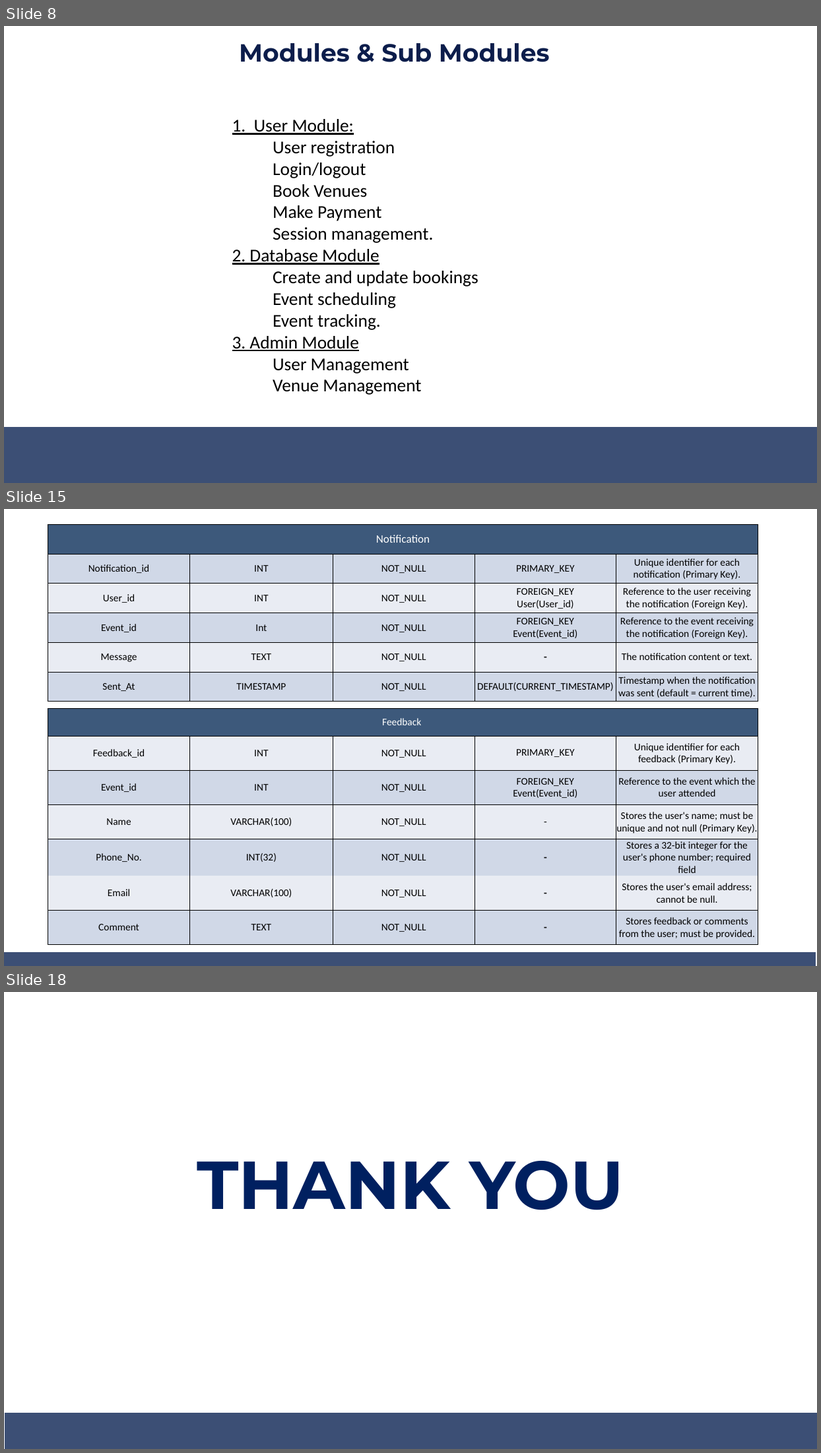
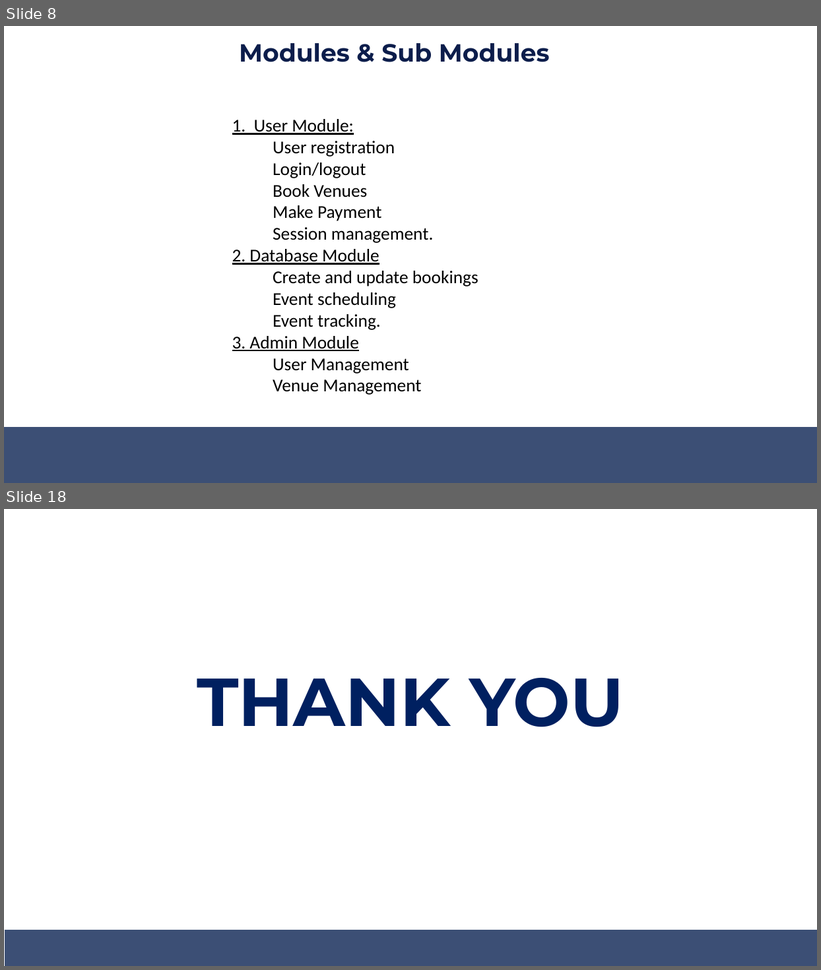
Before and after one commit to fahad-cpp/EventSync, a slide deck: Presentation/EventSync(Final Reporting).pptx. Shown one above the other, each under a label of ours: slides 8, 15 and 18 before the commit, slides 8 and 18 after it; the slides between them are not shown. The pictures are 821x1453 and 821x970 pixels, drawn with LibreOffice and Linux fonts; fonts in the diff are those of the drawing. Boxes give left, top, right and bottom in pixels: in the first picture for what was removed or moved away, otherwise in the second. Text is boxed around its words. In the diff, an @@ line names an element or a change of style, - is before the commit and + after.

```diff
--- a/Presentation/EventSync(Final Reporting).pptx
+++ b/Presentation/EventSync(Final Reporting).pptx
@@ slide 15 removed at (x1=4, y1=509, x2=817, y2=966), background #FFFFFF @@
@@ table removed at (x1=48, y1=524, x2=758, y2=701), 6 rows, 5 columns @@
-Notification |  |  |  | 
-Notification_id | INT | NOT_NULL | PRIMARY_KEY | Unique identifier for each notification (Primary Key).
-User_id | INT | NOT_NULL | FOREIGN_KEY / User(User_id) | Reference to the user receiving the notification (Foreign Key).
-Event_id | Int | NOT_NULL | FOREIGN_KEY / Event(Event_id) | Reference to the event receiving the notification (Foreign Key).
-Message | TEXT | NOT_NULL | - | The notification content or text.
-Sent_At | TIMESTAMP | NOT_NULL | DEFAULT(CURRENT_TIMESTAMP) | Timestamp when the notification was sent (default = current time).
@@ table removed at (x1=48, y1=709, x2=758, y2=945), 7 rows, 5 columns @@
-Feedback |  |  |  | 
-Feedback_id | INT | NOT_NULL | PRIMARY_KEY | Unique identifier for each feedback (Primary Key).
-Event_id | INT | NOT_NULL | FOREIGN_KEY / Event(Event_id) | Reference to the event which the user attended
-Name | VARCHAR(100) | NOT_NULL | - | Stores the user's name; must be unique and not null (Primary Key).
-Phone_No. | INT(32) | NOT_NULL | - | Stores a 32-bit integer for the user's phone number; required field
-Email | VARCHAR(100) | NOT_NULL | - | Stores the user's email address; cannot be null.
-Comment | TEXT | NOT_NULL | - | Stores feedback or comments from the user; must be provided.
@@ text removed at (x1=601, y1=937, x2=771, y2=951) @@
-MAJOR: INTERIOR DESIGN
@@ freeform shape removed at (x1=4, y1=953, x2=816, y2=966) @@
```
Also in this commit, not shown: 9 slides changed, 2 slides added, 1 other slide removed, 4 other files.
